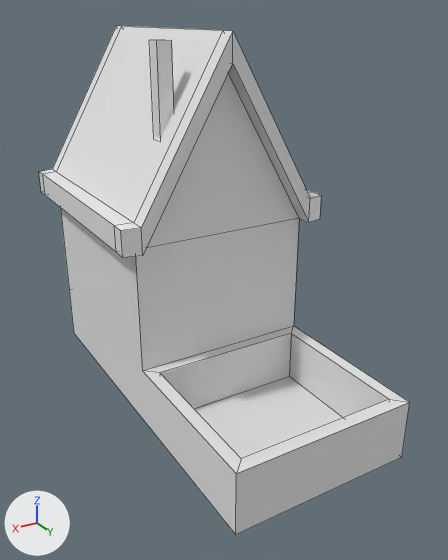
Before and after pictures for a commit that changed the Blender file WhoAmI/blender/planet/whoami.blend.
Rendered twice from a camera (50 mm lens) standing at (0.782, 1.909, 0.562) and looking at (-0.013, 0.584, -0.1). The axes (+X, +Y, +Z) are drawn at lower left. The lights are the same throughout. Mesh edges are drawn as thin lines. The same objects are shown in both versions, whatever each file hides.

Script lines for the objects in view, before the commit:
```python
me_plane = bpy.data.meshes.new('Plane')
me_plane.from_pydata(...)  # 82 vertices, 70 faces; spans x -0.291..0.291, y -0.043..1.061, z -0.458..0.526
ob_myhouse = bpy.data.objects.new('MyHouse', me_plane)
ob_myhouse.location = (0.0, 0.0, 0.0)
```
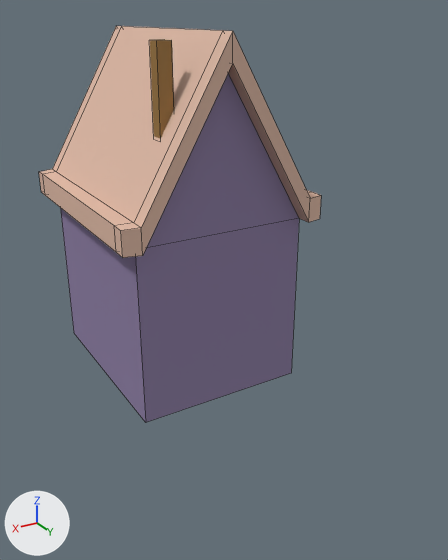
What differs and where, as boxes (x1, y1, x2, y2) in the pictures (448 x 560 px):
```json
{"object": "MyHouse", "change": "reshaped", "before": [39, 26, 410, 535], "after": [39, 26, 321, 422], "on screen": "24% narrower, 22% shorter"}
{"part": 1, "of": "me_plane", "change": "cut back", "before": [60, 208, 410, 535], "after": [60, 208, 299, 422]}
{"part": 2, "of": "me_plane", "change": "recoloured", "before": [39, 26, 321, 258], "after": [39, 26, 321, 258]}
```

Scene script edits in JSON lines:
```json
{"op": "add", "block": "img_my_house_base", "code": ["img_my_house_base = load_image('my_house_base', '../Houses/my_house_base.png', 128, 128, 'sRGB')"]}
{"op": "add", "block": "mat_my_house", "code": ["mat_my_house = principled_material('my_house')", "mat_my_house.texture = img_my_house_base", "mat_my_house.roughness = 1.0", "mat_my_house.specular_ior_level = 0.0"]}
{"block": "me_plane", "where": "# used by ob_myhouse; location = (0.0, 0.0, 0.0)"}
{"op": "remove", "block": "me_plane", "code": "me_plane.from_pydata(...)  # 82 vertices, 70 faces; spans x -0.291..0.291, y -0.043..1.061, z -0.458..0.526"}
{"op": "add", "block": "me_plane", "code": "me_plane.from_pydata(...)  # 72 vertices, 59 faces; spans x -0.291..0.291, y -0.043..0.644, z -0.458..0.526"}
{"block": "me_plane", "change": "me_plane part 1"}
{"block": "me_plane", "change": "16 vertices are removed from x -0.245..0.245, y 0.0..1.061, z -0.458..-0.294"}
{"block": "me_plane", "change": "24 faces are deleted"}
{"block": "me_plane", "change": "6 vertices are added at (0.061, 0.0, -0.376), (-0.061, 0.0, -0.376), (0.061, 0.0, -0.417), (-0.061, 0.0, -0.417), (0.061, 0.0, -0.458), (-0.061, 0.0, -0.458)"}
{"block": "me_plane", "change": "13 new faces join them"}
{"block": "me_plane", "change": "me_plane part 2: 46 faces spanning x -0.291..0.291, y -0.043..0.644, z -0.458..0.526 switch from no material to mat_my_house (picture img_my_house_base)"}
```
